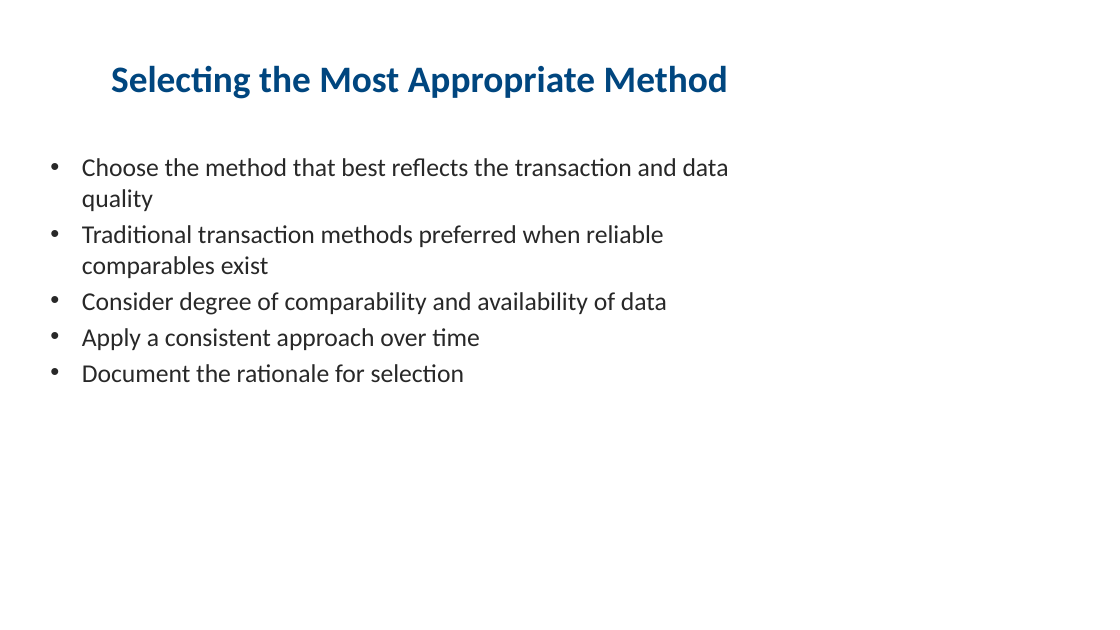
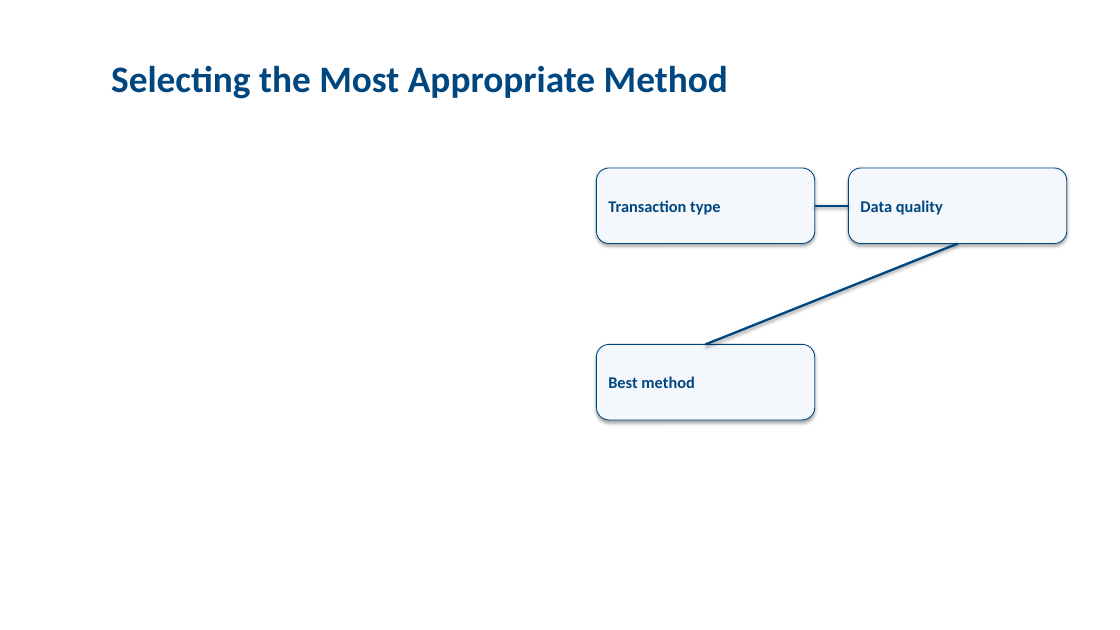
Before and after one commit to aniket-kanani-3107/aniket-kanani-3107.github.io, a slide deck: slide 7 of transfer-pricing-methods.pptx. Drawn at 1120x630 pixels with LibreOffice and Linux fonts; fonts in the diff are those of the drawing. Boxes give left, top, right and bottom in pixels: in the first picture for what was removed or moved away, otherwise in the second. Text is boxed around its words. In the diff, an @@ line names an element or a change of style, - is before the commit and + after.

```diff
--- a/transfer-pricing-methods.pptx
+++ b/transfer-pricing-methods.pptx
@@ text removed at (82,158,729,382) @@
-• Choose the method that best reflects the transaction and data quality
-• Traditional transaction methods preferred when reliable comparables exist
-• Consider degree of comparability and availability of data
-• Apply a consistent approach over time
-• Document the rationale for selection
@@ rounded rectangle added at (597,168,815,244), fill #F4F8FC, outline #00467F 0.75 pt, 14 pt, text #00467F, bold @@
+Transaction type
@@ rounded rectangle added at (849,168,1067,244), fill #F4F8FC, outline #00467F 0.75 pt, 14 pt, text #00467F, bold @@
+Data quality
@@ line added from (815, 206) to (849, 206), #00467F 2 pt @@
@@ line added from (958, 244) to (706, 344), #00467F 2 pt @@
@@ rounded rectangle added at (597,344,815,420), fill #F4F8FC, outline #00467F 0.75 pt, 14 pt, text #00467F, bold @@
+Best method
```
Also in this commit, not shown: 1 other slide changed, 3 slides added, 3 slides removed.
